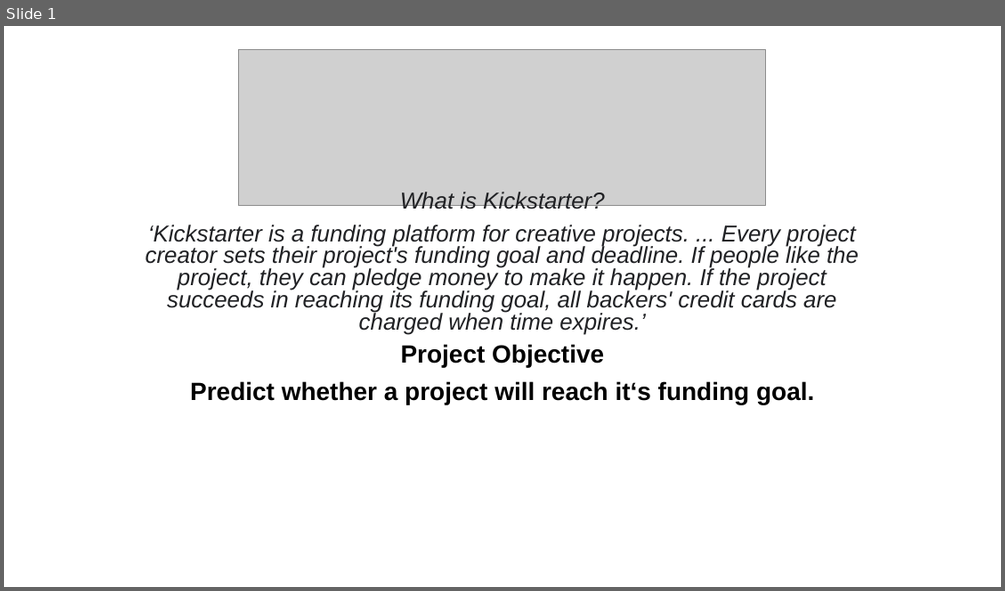
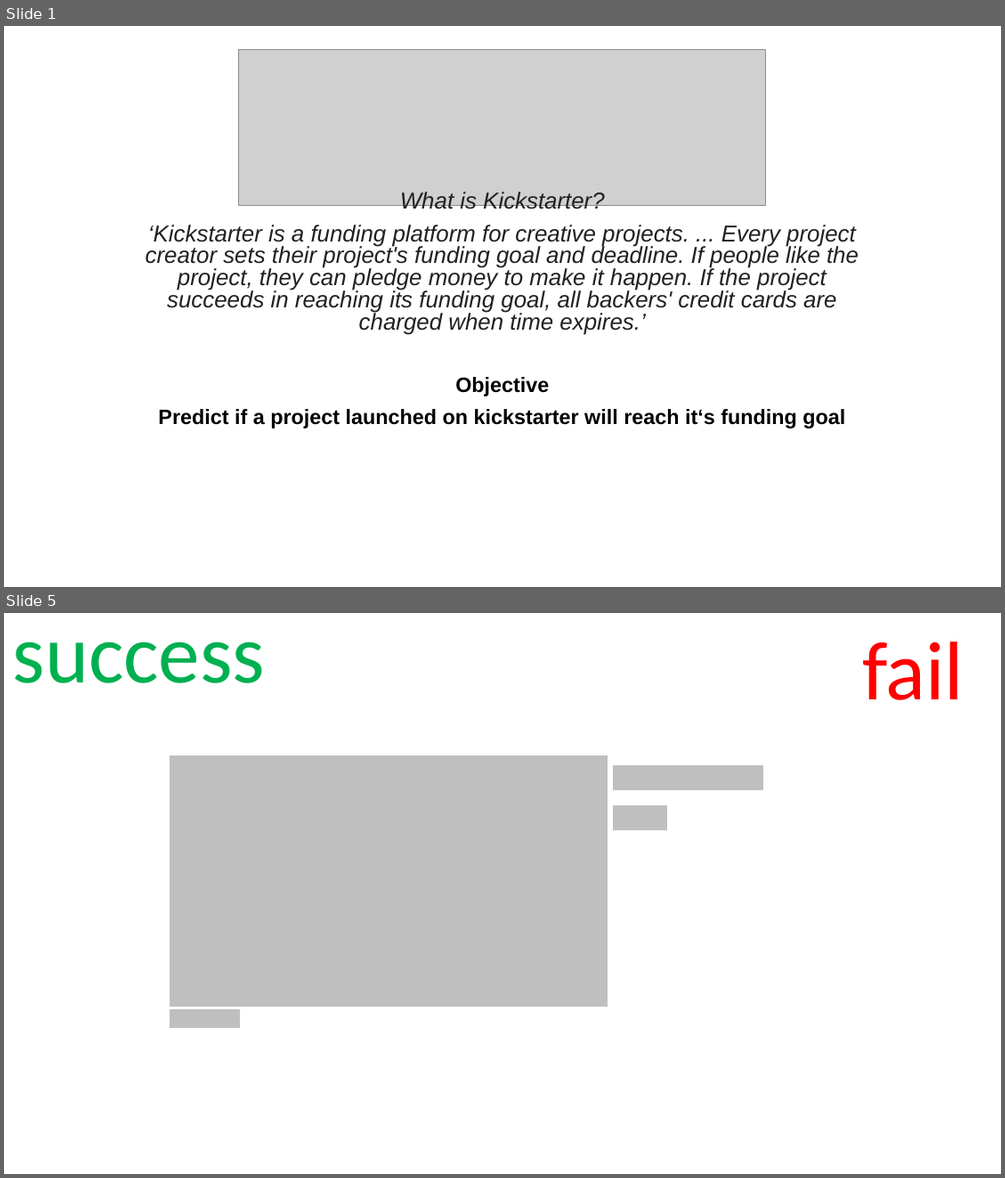
Before and after one commit to nicolerichter1989/kickstarter, a slide deck: kickstarter_presentation.pptx. Shown one above the other, each under a label of ours: slide 1 before the commit, slides 1 and 5 after it; the slides between them are not shown. The pictures are 1005x591 and 1005x1178 pixels, drawn with LibreOffice and Linux fonts; fonts in the diff are those of the drawing; grey boxes stand for pictures; background and template pictures are left out. Boxes give left, top, right and bottom in pixels: in the first picture for what was removed or moved away, otherwise in the second. Text is boxed around its words. In the diff, an @@ line names an element or a change of style, - is before the commit and + after.

```diff
--- a/kickstarter_presentation.pptx
+++ b/kickstarter_presentation.pptx
@@ slide 5 added at [4, 613, 1001, 1174], background picture (left out) @@
@@ text added at [13, 641, 266, 683], 80 pt, text #00B050 @@
+success
@@ text added at [862, 641, 963, 700], 80 pt, text #FF0000 @@
+fail
@@ group added at [171, 756, 761, 1027]: 4 rectangles @@
@@ slide 1 changed as well @@
@@ subtitle at [158, 377, 845, 428]: text changed; size 24 to 20 pt @@
-Project Objective
-Predict whether a project will reach it‘s funding goal.
+Objective
+Predict if a project launched on kickstarter will reach it‘s funding goal
```
Also in this commit, not shown: 2 other slides changed, 4 other slides added, 3 slides removed, 1 other file.
